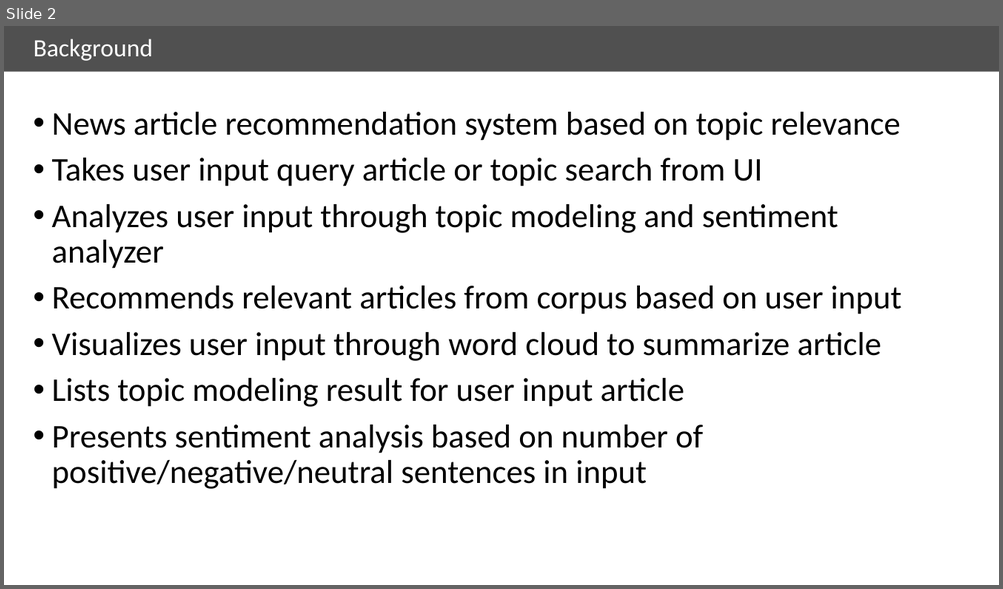
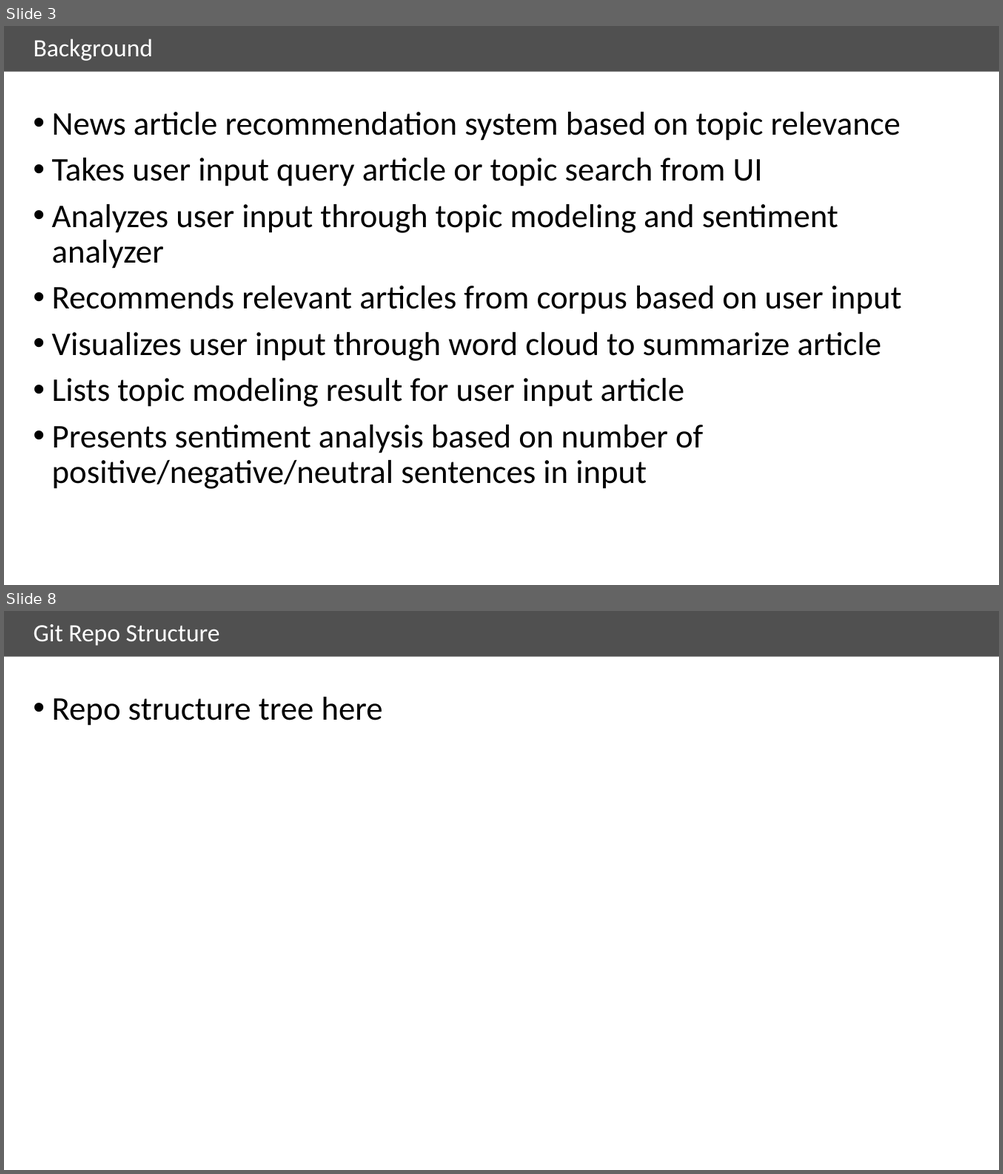
Before and after one commit to ryanbae89/news_analyzer, a slide deck: doc/Final_presentation_v1.pptx. Shown one above the other, each under a label of ours: slide 2 before the commit, slides 3 and 8 after it; the slides between them are not shown. The pictures are 1003x589 and 1003x1174 pixels, drawn with LibreOffice and Linux fonts; fonts in the diff are those of the drawing. Boxes give left, top, right and bottom in pixels: in the first picture for what was removed or moved away, otherwise in the second. Text is boxed around its words. In the diff, an @@ line names an element or a change of style, - is before the commit and + after.

Commit message:
cleaned repo and updated slides

```diff
--- a/doc/Final_presentation_v1.pptx
+++ b/doc/Final_presentation_v1.pptx
@@ slide 8 added at (x1=4, y1=611, x2=999, y2=1170), background #FFFFFF; not listed: 1 template element that a slide beside it also shows @@
@@ title added at (x1=34, y1=624, x2=220, y2=646), 24 pt, text #FFFFFF @@
+Git Repo Structure
@@ text added at (x1=52, y1=697, x2=383, y2=726), 32 pt, text #000000 @@
+• Repo structure tree here
@@ what was slide 2 is now slide 3 @@
```
Also in this commit, not shown: 4 slides changed, 10 other slides added, 3 slides removed, 6 other files.
